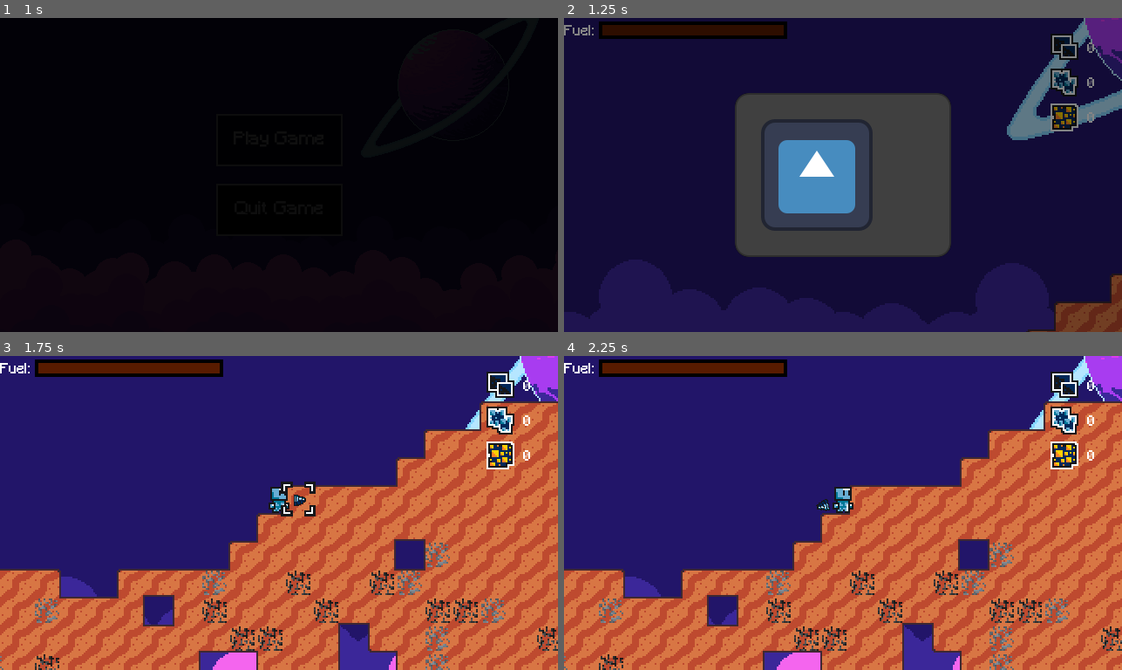
Above: before the commit, frames 1-4 (two rows, left to right).
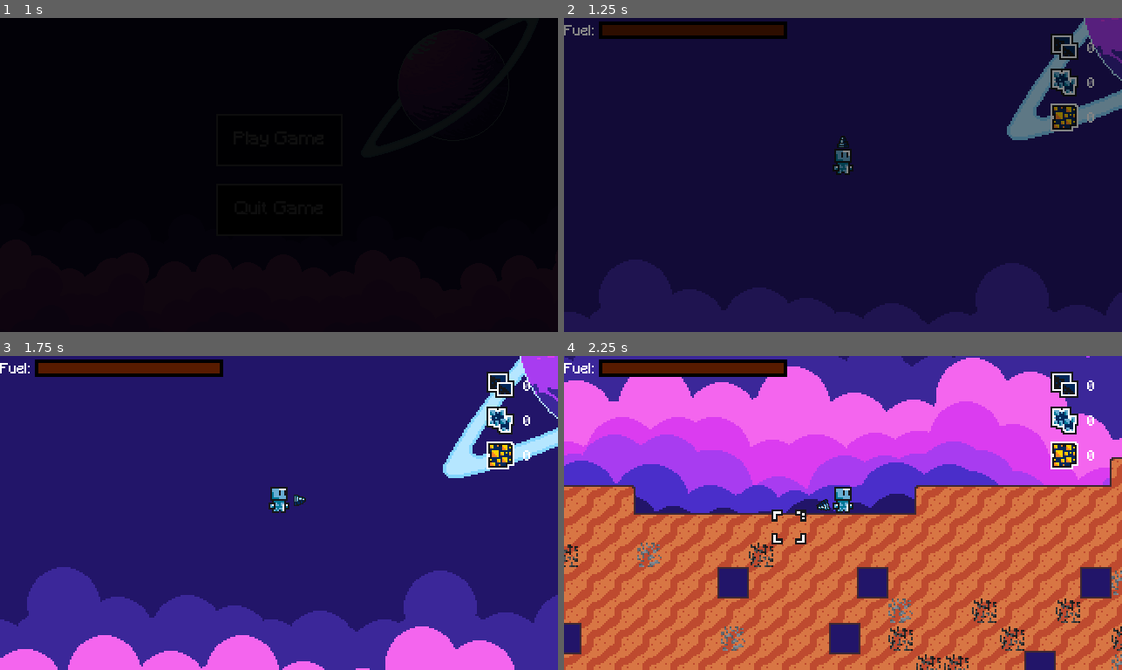
Above: after the commit, the same moments.

Repository: Renan-G-projec/A-Journey-Of-A-Robot
Game: Godot game, scene res://scenes/menu.tscn
Two runs of this game, one before a commit and one after it. Both use one fixed random seed, a clock stepped at 60 frames per second and the inputs below. The engine's default icon, where the game draws it, is replaced by a stand-in: a white triangle on a blue panel in a dark square.
Inputs (mouse positions are in pixels of both pictures, inside the frame that each line leads up to):
- Up to frame 1 (1 s): click "Play Game" at 0.5 s
- Up to frame 2 (1.25 s): no input
- Up to frame 3 (1.75 s): tap Enter at 1.25 s; move the mouse to (401, 497) at 1.27 s; hold D (GoRight) from 1.28 s (still down); tap E (Interact, bound only after the commit) at 1.35 s; click (401, 497) at 1.42 s; tap Up at 1.52 s
- Up to frame 4 (2.25 s): keep holding D (GoRight); move the mouse to (731, 528) at 2.02 s; click (731, 528) at 2.1 s

Frame 1 is identical in both runs. In frame 2, 22% of the frame differs, in the area x 30-100%, y 23-100%; in frame 3, 49%; in frame 4, 84%, in the area x 0-100%, y 0-100%.

Commit message:
feat: Improved mainbase generation and input navigation. AMDG

Diff:
--- a/project.godot
+++ b/project.godot
@@ -71,9 +71,16 @@
 , Object(InputEventKey,"resource_local_to_scene":false,"resource_name":"","device":-1,"window_id":0,"alt_pressed":false …(186 unchanged characters)…
 ]
 }
+Interact={
+"deadzone": 0.2,
+"events": [Object(InputEventKey,"resource_local_to_scene":false,"resource_name":"","device":-1,"window_id":0,"alt_pressed":false,"shift_pressed":false,"ctrl_pressed":false,"meta_pressed":false,"pressed":false,"keycode":0,"physical_keycode":69,"key_label":0,"unicode":101,"location":0,"echo":false,"script":null)
+]
+}
 
 [layer_names]
 
+2d_physics/layer_1="Player"
+2d_physics/layer_2="SolidBlocks"
 2d_physics/layer_32="MinerableTilesetCollisionLayer"
 
 [physics]
--- a/scenes/driil.tscn
+++ b/scenes/driil.tscn
@@ -58,6 +58,7 @@
 
 [node name="RayCast2D" type="RayCast2D" parent="." unique_id=808768737]
 target_position = Vector2(0, 0)
+collision_mask = 2
 
 [node name="SelectedBlockEffect" type="Sprite2D" parent="." unique_id=1057735066]
 visible = false
--- /dev/null
+++ b/scenes/main_base.tscn
@@ -0,0 +1,29 @@
+[gd_scene format=3 uid="uid://nx0q84pdxlno"]
+
+[ext_resource type="Texture2D" uid="uid://coyut8tx0773a" path="res://assets/sprites/mainbase.png" id="1_0vol3"]
+[ext_resource type="Script" uid="uid://0vfpi1drjd1i" path="res://scripts/main_base.gd" id="1_7x50c"]
+[ext_resource type="Texture2D" uid="uid://desc4bbpn04mk" path="res://icon.svg" id="3_0mp7v"]
+
+[sub_resource type="RectangleShape2D" id="RectangleShape2D_ocxxs"]
+size = Vector2(112, 56)
+
+[node name="MainBase" type="Node2D" unique_id=699425722]
+script = ExtResource("1_7x50c")
+
+[node name="Sprite2D" type="Sprite2D" parent="." unique_id=1980374303]
+position = Vector2(0, -24)
+texture = ExtResource("1_0vol3")
+
+[node name="Area2D" type="Area2D" parent="." unique_id=1125824423]
+
+[node name="CollisionShape2D" type="CollisionShape2D" parent="Area2D" unique_id=254950940]
+position = Vector2(0, -28)
+shape = SubResource("RectangleShape2D_ocxxs")
+
+[node name="TechTree" type="PopupMenu" parent="." unique_id=1461047847]
+oversampling_override = 1.0
+initial_position = 1
+size = Vector2i(248, 188)
+item_count = 1
+item_0/icon = ExtResource("3_0mp7v")
+item_0/id = 0
--- a/scenes/map.tscn
+++ b/scenes/map.tscn
@@ -2,9 +2,8 @@
 
 [ext_resource type="Texture2D" uid="uid://cbjt8q2f8iaj5" path="res://assets/sprites/planetTileset.png" id="1_4xfga"]
 [ext_resource type="Script" uid="uid://oow0oh87qu11" path="res://scripts/map.gd" id="1_paxxb"]
+[ext_resource type="PackedScene" uid="uid://nx0q84pdxlno" path="res://scenes/main_base.tscn" id="2_2klcf"]
 [ext_resource type="Texture2D" uid="uid://b0hivy1d01jer" path="res://assets/sprites/oreTileset.png" id="3_gldc4"]
-[ext_resource type="Texture2D" uid="uid://coyut8tx0773a" path="res://assets/sprites/mainbase.png" id="4_0cso3"]
-[ext_resource type="Texture2D" uid="uid://desc4bbpn04mk" path="res://icon.svg" id="5_2klcf"]
 
 [sub_resource type="TileSetAtlasSource" id="TileSetAtlasSource_paxxb"]
 texture = ExtResource("1_4xfga")
@@ -406,7 +405,8 @@
 17:5/0/terrains_peering_bit/top_side = 0
 
 [sub_resource type="TileSet" id="TileSet_ygxny"]
-physics_layer_0/collision_layer = 2147483649
+physics_layer_0/collision_layer = 2147483650
+physics_layer_0/collision_mask = 0
 terrain_set_0/mode = 0
 terrain_set_0/terrain_0/name = "Tiling"
 terrain_set_0/terrain_0/color = Color(0.5, 0.34375, 0.25, 1)
@@ -422,84 +422,15 @@
 [sub_resource type="TileSet" id="TileSet_gldc4"]
 sources/1 = SubResource("TileSetAtlasSource_gldc4")
 
-[sub_resource type="TileSetAtlasSource" id="TileSetAtlasSource_2klcf"]
-texture = ExtResource("4_0cso3")
-0:0/0 = 0
-0:0/0/physics_layer_0/polygon_0/points = PackedVector2Array(-8, -8, 8, -8, 8, 8, -8, 8)
-1:0/0 = 0
-1:0/0/physics_layer_0/polygon_0/points = PackedVector2Array(-8, -8, 8, -8, 8, 8, -8, 8)
-2:0/0 = 0
-2:0/0/physics_layer_0/polygon_0/points = PackedVector2Array(-8, -8, 8, -8, 8, 8, -8, 8)
-3:0/0 = 0
-3:0/0/physics_layer_0/polygon_0/points = PackedVector2Array(-8, -8, 8, -8, 8, 8, -8, 8)
-4:0/0 = 0
-4:0/0/physics_layer_0/polygon_0/points = PackedVector2Array(-8, -8, 8, -8, 8, 8, -8, 8)
-5:0/0 = 0
-5:0/0/physics_layer_0/polygon_0/points = PackedVector2Array(-8, -8, 8, -8, 8, 8, -8, 8)
-0:1/0 = 0
-0:1/0/physics_layer_0/polygon_0/points = PackedVector2Array(-8, -8, 8, -8, 8, 8, -8, 8)
-1:1/0 = 0
-1:1/0/physics_layer_0/polygon_0/points = PackedVector2Array(-8, -8, 8, -8, 8, 8, -8, 8)
-2:1/0 = 0
-2:1/0/physics_layer_0/polygon_0/points = PackedVector2Array(-8, -8, 8, -8, 8, 8, -8, 8)
-3:1/0 = 0
-3:1/0/physics_layer_0/polygon_0/points = PackedVector2Array(-8, -8, 8, -8, 8, 8, -8, 8)
-4:1/0 = 0
-4:1/0/physics_layer_0/polygon_0/points = PackedVector2Array(-8, -8, 8, -8, 8, 8, -8, 8)
-5:1/0 = 0
-5:1/0/physics_layer_0/polygon_0/points = PackedVector2Array(-8, -8, 8, -8, 8, 8, -8, 8)
-0:2/0 = 0
-0:2/0/physics_layer_0/polygon_0/points = PackedVector2Array(-8, -8, 8, -8, 8, 8, -8, 8)
-1:2/0 = 0
-1:2/0/physics_layer_0/polygon_0/points = PackedVector2Array(-8, -8, 8, -8, 8, 8, -8, 8)
-2:2/0 = 0
-2:2/0/physics_layer_0/polygon_0/points = PackedVector2Array(-8, -8, 8, -8, 8, 8, -8, 8)
-3:2/0 = 0
-3:2/0/physics_layer_0/polygon_0/points = PackedVector2Array(-8, -8, 8, -8, 8, 8, -8, 8)
-4:2/0 = 0
-4:2/0/physics_layer_0/polygon_0/points = PackedVector2Array(-8, -8, 8, -8, 8, 8, -8, 8)
-5:2/0 = 0
-5:2/0/physics_layer_0/polygon_0/points = PackedVector2Array(-8, -8, 8, -8, 8, 8, -8, 8)
-
-[sub_resource type="TileSet" id="TileSet_xslbe"]
-physics_layer_0/collision_layer = 1
-physics_layer_0/collision_mask = 0
-sources/0 = SubResource("TileSetAtlasSource_2klcf")
-
-[sub_resource type="GDScript" id="GDScript_0cso3"]
-script/source = "extends TileMapLayer
-
-
-# Called when the node enters the scene tree for the first time.
-func _ready() -> void:
-	pass # Replace with function body.
-
-
-# Called every frame. 'delta' is the elapsed time since the previous frame.
-func _process(delta: float) -> void:
-	pass
-"
-
 [node name="Map" type="Node2D" unique_id=1104527884]
 script = ExtResource("1_paxxb")
 
 [node name="PlanetLayer1" type="TileMapLayer" parent="." unique_id=1186679010]
-position = Vector2(1, -26)
+position = Vector2(128, 232)
 tile_set = SubResource("TileSet_ygxny")
 
 [node name="OreLayer1" type="TileMapLayer" parent="." unique_id=990303313]
-position = Vector2(1, -26)
+position = Vector2(128, 232)
 tile_set = SubResource("TileSet_gldc4")
 
-[node name="Mainbase" type="TileMapLayer" parent="." unique_id=471153989]
-tile_set = SubResource("TileSet_xslbe")
-script = SubResource("GDScript_0cso3")
-
-[node name="PopupMenu" type="PopupMenu" parent="." unique_id=166482884]
-oversampling_override = 1.0
-initial_position = 1
-size = Vector2i(248, 188)
-visible = true
-item_count = 1
-item_0/icon = ExtResource("5_2klcf")
-item_0/id = 0
+[node name="MainBase" parent="." unique_id=699425722 instance=ExtResource("2_2klcf")]
--- a/scenes/player.tscn
+++ b/scenes/player.tscn
@@ -145,6 +145,7 @@
 size = Vector2(6, 14)
 
 [node name="Player" type="CharacterBody2D" unique_id=698178977]
+collision_mask = 3
 script = ExtResource("1_g2els")
 inventory = ExtResource("2_dqkch")
 
--- /dev/null
+++ b/scripts/main_base.gd
@@ -0,0 +1,13 @@
+class_name MainBase
+extends Node2D
+
+@onready var techtree_ui: PopupMenu = $TechTree
+@onready var interact_area: Area2D = $Area2D
+
+func _process(delta: float) -> void:
+	# The area bitmask is setted to the player. So we can just check if have some as only the player have the collision layer expected to be 1
+	if interact_area.has_overlapping_bodies():
+		if Input.is_action_just_pressed("Interact"):
+			techtree_ui.visible = !techtree_ui.visible
+	else:
+		techtree_ui.hide()
--- a/scripts/map.gd
+++ b/scripts/map.gd
@@ -4,8 +4,6 @@
 
 @onready var layer: TileMapLayer = $PlanetLayer1
 @onready var ore: TileMapLayer= $OreLayer1
-@onready var mainbase: TileMapLayer = $Mainbase
-@onready var techtree: PopupMenu = $PopupMenu
 
 # Ore loading
 @onready var coal: InventoryItem = preload("res://resources/coal_ore.tres")
@@ -16,6 +14,7 @@
 var tiles_life: Dictionary[Vector2i, float] = {}
 var fast_noise_lite := FastNoiseLite.new()
 
+@onready var mainbase: MainBase = $MainBase
 signal ore_block_destructed(ore: InventoryItem)
 
 # Global Variables For Map Generation
@@ -41,14 +40,6 @@
 var iron_frequency: float = 0.05
 var empty_tile_frequency: float = 0.3
 
-func _input(event: InputEvent) -> void:
-	if event is InputEventMouseButton and event.pressed and event.button_index == MOUSE_BUTTON_LEFT:
-		var local_mouse_postion: Vector2 = to_local(get_global_mouse_position())
-		var tile_coords: Vector2 = mainbase.local_to_map(local_mouse_postion)
-		var source_id: int = mainbase.get_cell_source_id(tile_coords)
-		if source_id != -1:
-			techtree.show()
-
 func damage_tile(tile: Vector2i, damage: float) -> void:
 	var life: float = tiles_life.get_or_add(tile, tile_base_life)
 	if life - damage <= 0:
@@ -71,6 +62,7 @@
 	fast_noise_lite.seed = randi()
 	layer.clear()
 	generateMap()
+	create_bainbase()
 
 # The root function, which starts the game
 func generateMap() -> void:
@@ -86,7 +78,7 @@
 
 	for x in range (world_width):
 
-		var current_top := top_wall + 14 * fast_noise_lite.get_noise_1d(x*0.05)
+		var current_top := top_wall + 4 * fast_noise_lite.get_noise_1d(x*0.05)
 		var bottom_noise := fast_noise_lite.get_noise_1d((x*25)+500)
 		var current_bottom := top_wall + min_body_thickness + int(bottom_noise * spike_height)
 
@@ -164,11 +156,10 @@
 	return null
 
 # Creates the mainbase itself
-func createMainbase() -> void:
-	var start_x : int = (world_width/2)-3
-	var start_y :int = top_wall
-	for x in range(start_x,(world_width/2)+4):
-		for y in range(top_wall, top_wall+3):
-			var atlas_x: int = x - start_x
-			var atlas_y: int = y - start_y
-			mainbase.set_cell(Vector2i(x,y-5),0,Vector2i(atlas_x, atlas_y))
+func create_bainbase() -> void:
+	var start_x: int = (world_width/2)
+	var start_y: int = top_wall + 1
+
+	mainbase.position.x = start_x * layer.tile_set.tile_size.x
+	mainbase.position.y = start_y * layer.tile_set.tile_size.y
+	print(mainbase.position)
Not shown, added: scripts/main_base.gd.uid
